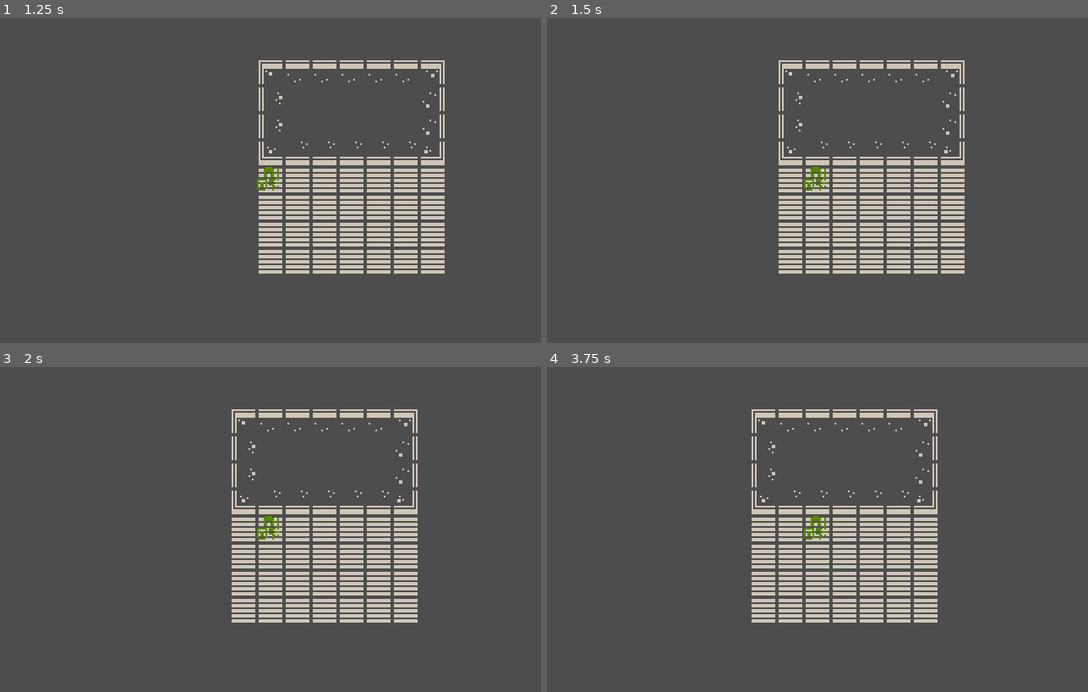
Above: before the commit, frames 1-4 (two rows, left to right).
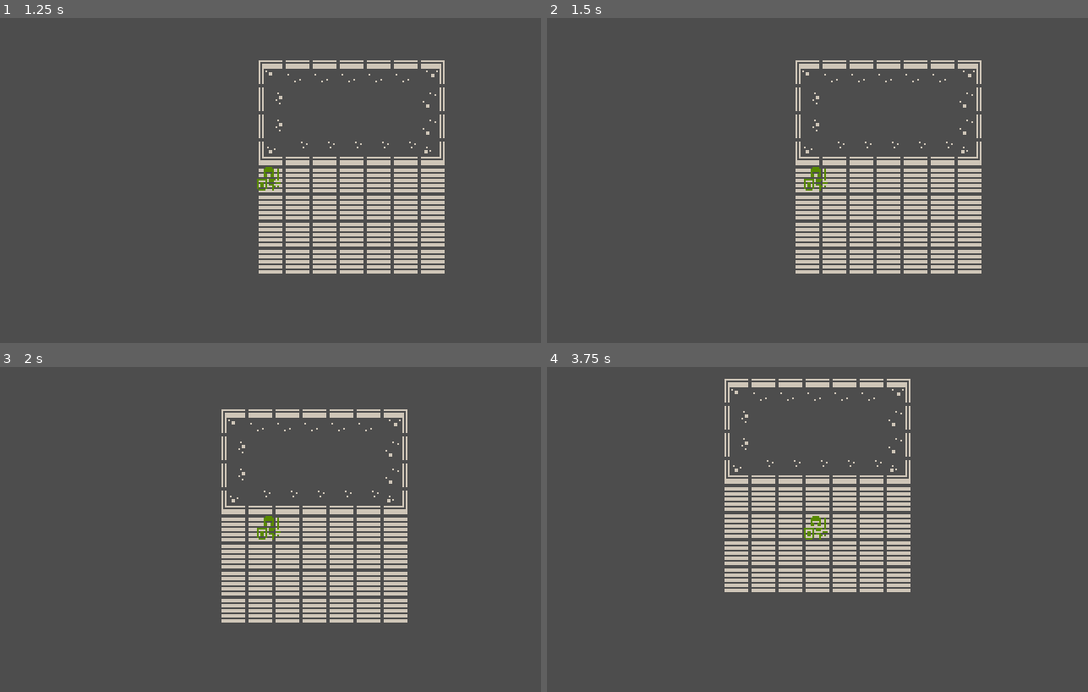
Above: after the commit, the same moments.

Repository: xleepy/ldjam57
Game: Godot game, scene res://scenes/main.tscn
Two runs of this game, one before a commit and one after it. Both use one fixed random seed, a clock stepped at 60 frames per second and the inputs below.
Inputs:
- Up to frame 1 (1.25 s): click "New Game" at 0.5 s
- Up to frame 2 (1.5 s): tap Enter at 1.25 s; hold D (move_right) from 1.28 s (still down)
- Up to frame 3 (2 s): keep holding D (move_right)
- Up to frame 4 (3.75 s): release D (move_right) at 2.03 s; hold S (move_down) 2.03-2.78 s; hold D (move_right) 2.78-3.53 s; hold W (move_up) from 3.53 s (still down)

Frame 1 is identical in both runs. In frame 2, 4.2% of the frame differs, in the area x 42-81%, y 13-79%; in frame 3, 3.6%; in frame 4, 12%, in the area x 32-73%, y 3-79%.

Commit message:
Improve movement

Diff:
--- a/scripts/player.gd
+++ b/scripts/player.gd
@@ -1,8 +1,7 @@
 extends CharacterBody2D
 
 
-
-var move_actions = []
+@export var speed: int = Global.tile_size * 2
 
 var directionsMap: Dictionary = {
 	'move_up': Vector2.UP,
@@ -10,6 +9,9 @@
 	'move_right': Vector2.RIGHT,
 	'move_left': Vector2.LEFT
 }
+
+
+var move_actions = []
 
 func _ready() -> void:
 	var floor: TileMapLayer = $"../Floor"
@@ -21,20 +23,37 @@
 		if action.begins_with("move_"):
 			move_actions.append(action)
 
+func move(direction: Vector2) -> void:
+	if direction.length() > 0:
+		direction = direction.normalized()
 
-func move(direction: Vector2) -> void:
+	# Set target velocity based on input direction
+	var target_velocity = direction * speed
 	var space_rid = get_world_2d().space
 	var space_state = PhysicsServer2D.space_get_direct_state(space_rid)
-	var query = PhysicsRayQueryParameters2D.create(global_position, global_position + Global.tile_size * direction)
+	var raycast_distance = target_velocity.length() * get_physics_process_delta_time() + 10.0
+	# Create raycast query from current position in the direction of movement
+	var query = PhysicsRayQueryParameters2D.create(
+		global_position,
+		global_position + direction * raycast_distance
+	)
 	var result = space_state.intersect_ray(query)
-	if result:
-		if result.collider.is_in_group("Wall"):
-			return
+	if result and result.collider.is_in_group("Wall"):
+		# Calculate the normal of the wall
+		var wall_normal = result.normal
+		# Project the velocity onto the wall's surface to allow sliding
+		if wall_normal.dot(direction) < 0:
+			target_velocity = target_velocity.slide(wall_normal)
 
-	position += Global.tile_size * direction
+	# Apply acceleration for smooth movement
+	velocity = velocity.lerp(target_velocity, speed * get_physics_process_delta_time())
+
+	move_and_slide()
+
+
 
 func _physics_process(delta: float) -> void:
 	for action in move_actions:
-		if Input.is_action_just_pressed(action):
+		if Input.is_action_pressed(action):
 			var move_vector = directionsMap[action]
 			move(move_vector)
--- a/scripts/ui.gd
+++ b/scripts/ui.gd
@@ -7,10 +7,5 @@
 func _on_new_game_btn_pressed() -> void:
 	get_tree().change_scene_to_file("res://scenes/level1.tscn")
 
-func _unhandled_input(event: InputEvent) -> void:
-	if event.is_action_pressed("ui_cancel"):
-		$Menu.visible = !$Menu.visible
-
-
 func _on_quit_btn_pressed() -> void:
 	get_tree().quit() # Replace with function body.
